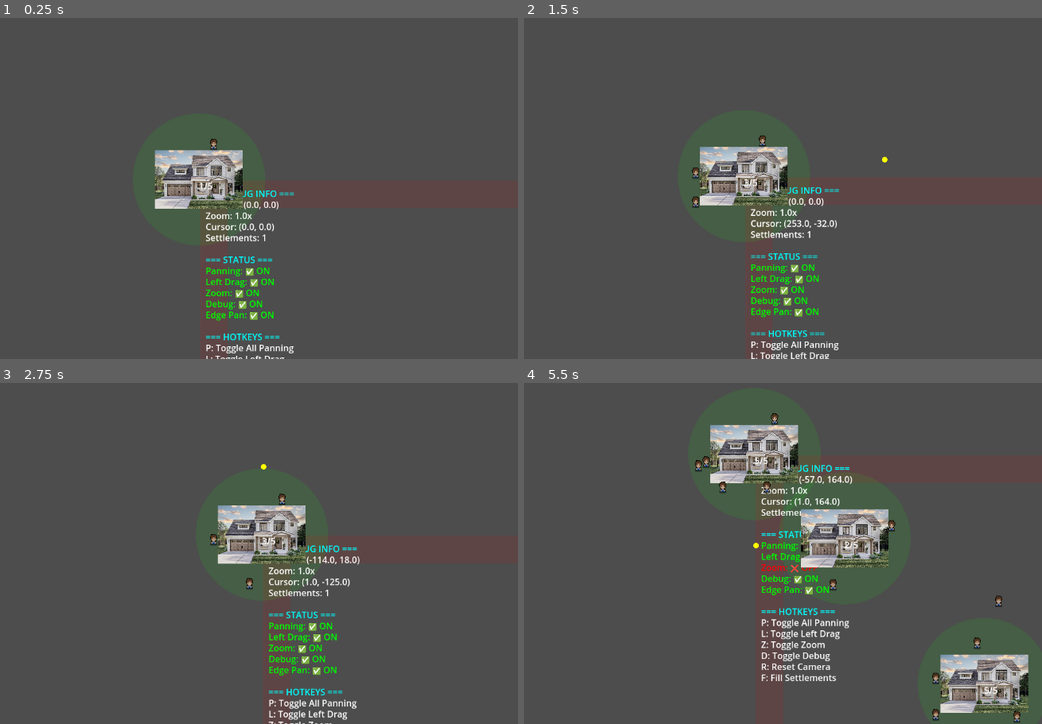
Above: before the commit, frames 1-4 (two rows, left to right).
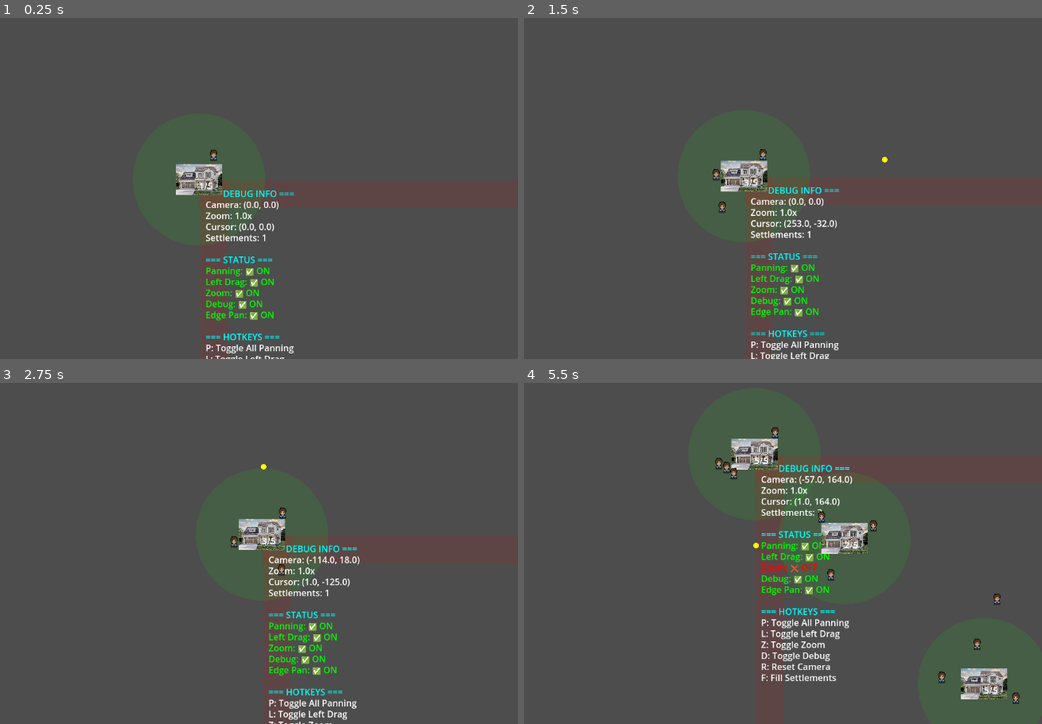
Above: after the commit, the same moments.

Repository: BryanFarras/SurvivalTowerDefense1
Game: Godot game, scene res://Scenes/world.tscn
Two runs of this game, one before a commit and one after it. Both use one fixed random seed, a clock stepped at 60 frames per second and the inputs below. The project has no main scene, so this scene is started directly.
Inputs (mouse positions are in pixels of both pictures, inside the frame that each line leads up to):
- Up to frame 1 (0.25 s): no input
- Up to frame 2 (1.5 s): tap Enter at 0.5 s; move the mouse to (865, 161) at 0.52 s; hold D 0.53-1.25 s; hold Shift 0.53-1.25 s; click (865, 161) at 0.67 s; tap Space at 0.77 s; drag from (596, 198) to (720, 178) at 1.27 s
- Up to frame 3 (2.75 s): move the mouse to (264, 468) at 2.02 s; hold D from 2.03 s (still down); tap C at 2.1 s
- Up to frame 4 (5.5 s): release D at 2.75 s; drag from (689, 618) to (534, 492) at 2.77 s; move the mouse to (912, 597) at 3.52 s; hold S 3.53-4.25 s; tap F at 3.6 s; tap Space at 3.77 s; drag from (534, 492) to (627, 458) at 4.27 s; move the mouse to (757, 546) at 5.02 s; hold S from 5.03 s (still down); tap Z at 5.1 s; click (757, 546) at 5.17 s

The runs differ from the first frame. In frame 1, 2.7% of the frame differs, in the area x 29-47%, y 35-56%; in frame 2, 2.8%; in frame 3, 2.8%; in frame 4, 8.2%, in the area x 33-98%, y 8-100%.

Commit message:
minor adj

Diff:
--- a/Scenes/settlement.tscn
+++ b/Scenes/settlement.tscn
@@ -5,7 +5,7 @@
 [ext_resource type="PackedScene" uid="uid://f2037o0su2ew" path="res://Scenes/worker.tscn" id="2_gvhil"]
 
 [sub_resource type="RectangleShape2D" id="RectangleShape2D_53odq"]
-size = Vector2(160, 106)
+size = Vector2(86, 56)
 
 [sub_resource type="CircleShape2D" id="CircleShape2D_d6icy"]
 radius = 84.71718
@@ -15,7 +15,7 @@
 worker_scene = ExtResource("2_gvhil")
 
 [node name="Sprite2D" type="Sprite2D" parent="."]
-scale = Vector2(0.13249998, 0.13250001)
+scale = Vector2(0.06999997, 0.07)
 texture = ExtResource("1_b47in")
 
 [node name="StaticBody2D" type="StaticBody2D" parent="."]
